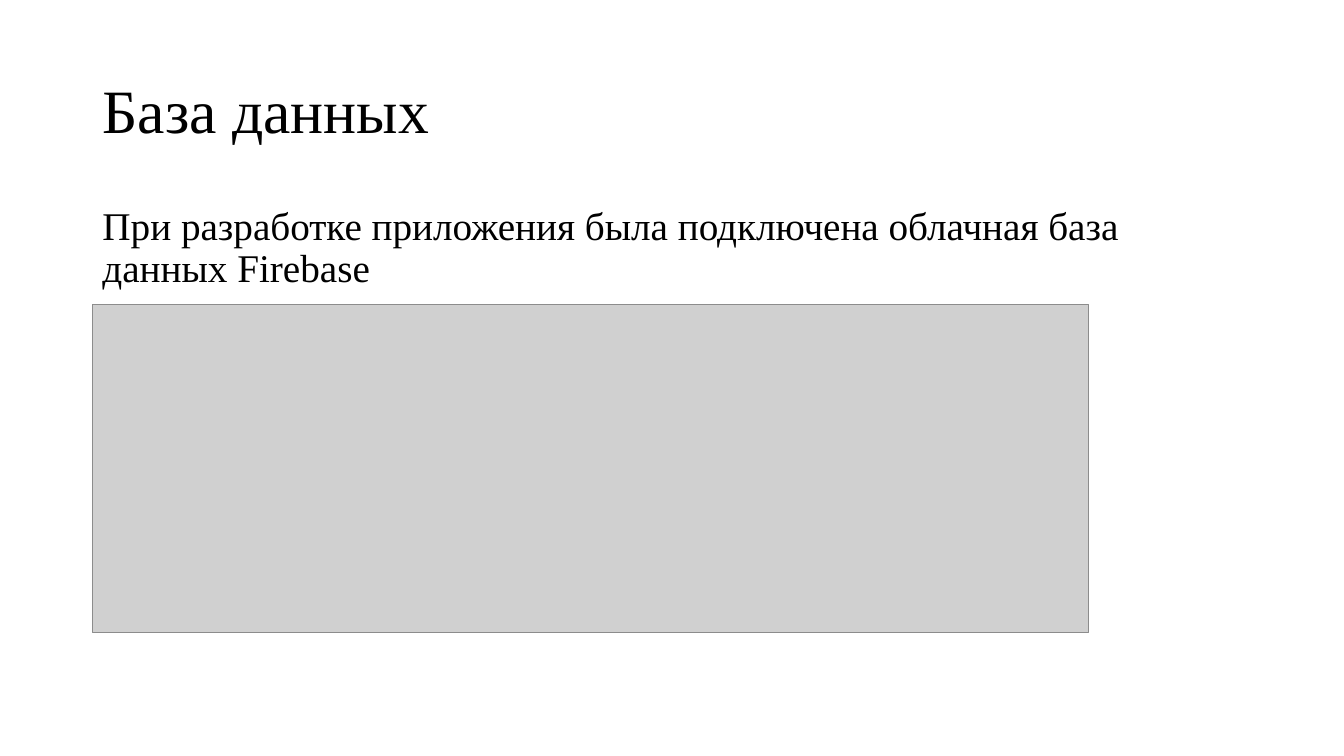
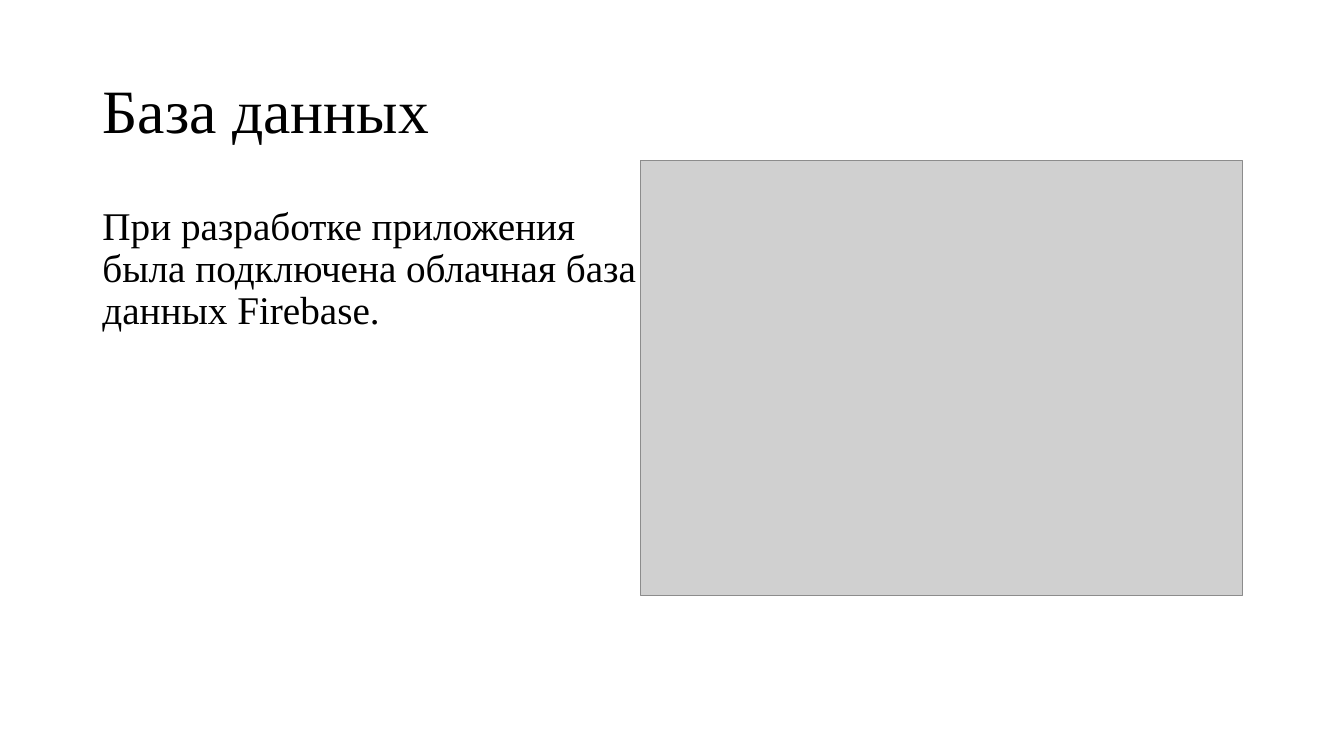
Before and after one commit to Shivronin/Cursa4, a slide deck: slide 5 of Презентация.pptx. Drawn at 1344x756 pixels with LibreOffice and Linux fonts; fonts in the diff are those of the drawing; grey boxes stand for pictures. Boxes give left, top, right and bottom in pixels: in the first picture for what was removed or moved away, otherwise in the second. Text is boxed around its words. In the diff, an @@ line names an element or a change of style, - is before the commit and + after.

```diff
--- a/Презентация.pptx
+++ b/Презентация.pptx
@@ picture added at bbox=[641, 160, 1243, 596] @@
@@ text at bbox=[102, 212, 636, 332]: text changed @@
-При разработке приложения была подключена облачная база данных Firebase
+При разработке приложения была подключена облачная база данных Firebase.
@@ picture removed at bbox=[93, 304, 1090, 633] @@
```
Also in this commit, not shown: 4 other slides changed, 3 slides added, 6 slides removed, 1 other file.
